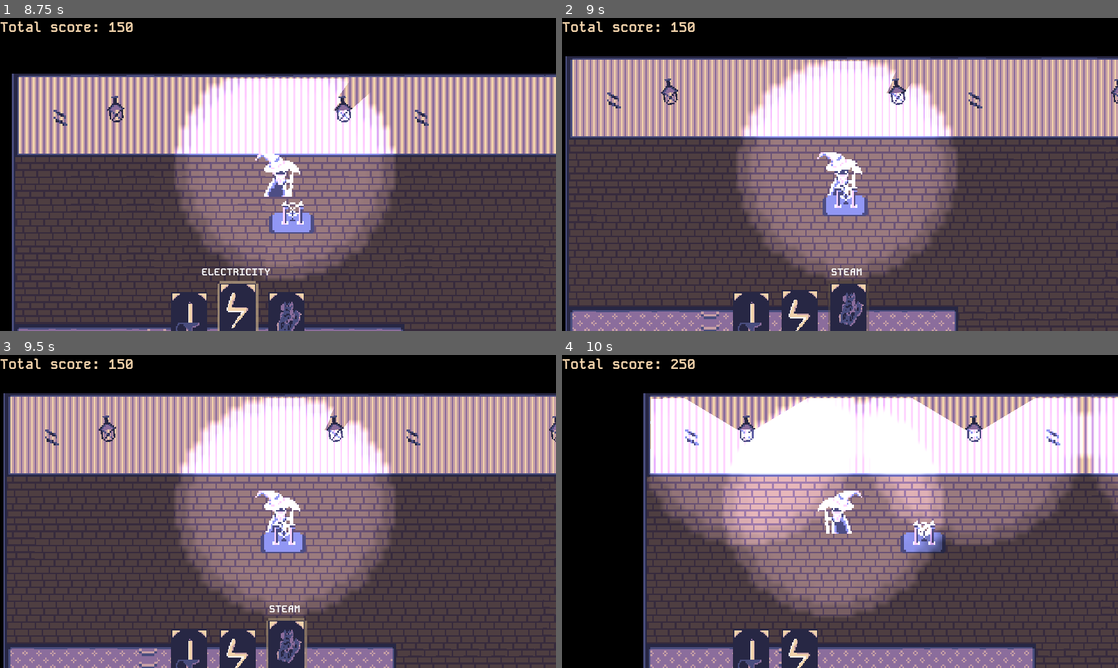
Above: before the commit, frames 1-4 (two rows, left to right).
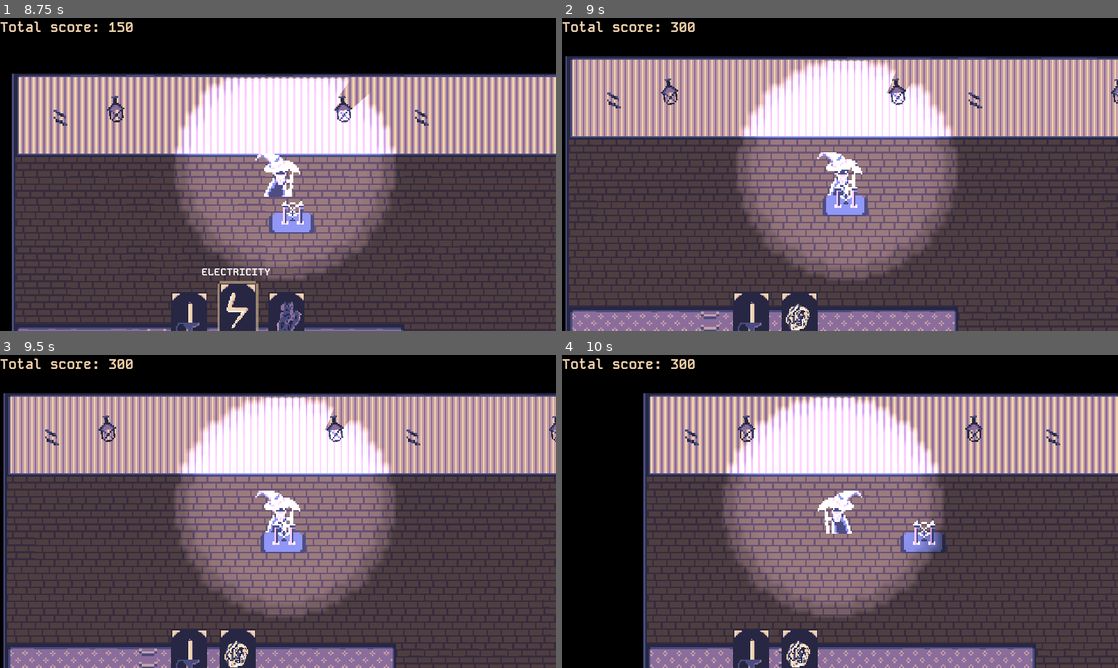
Above: after the commit, the same moments.

Repository: Salach-Malejkum/pirate-software
Game: Godot game, scene res://Scenes/main_menu.tscn
The game is run twice, just before and just after one commit, with the same random seed, the same clock (stepped at 60 frames per second) and the same inputs.
Inputs (mouse positions are in pixels of both pictures, inside the frame that each line leads up to):
- Up to frame 1 (8.75 s): click "START" at 0.5 s; move the mouse to (189, 321) at 1.27 s; hold D (move_right) 1.28-2.03 s; tap E (open_door) every 0.75 s from 1.35 to 8.1 s; click (189, 321) at 1.42 s; move the mouse to (239, 321) at 2.02 s; hold S (move_down) 2.03-2.78 s; click (239, 321) at 2.17 s; move the mouse to (289, 321) at 2.77 s; hold D (move_right) 2.78-3.53 s; click (289, 321) at 2.92 s; tap Enter at 3.5 s; move the mouse to (333, 321) at 3.52 s; hold W (move_up) 3.53-4.28 s; click (333, 321) at 3.67 s; move the mouse to (144, 171) at 4.27 s; hold A (move_left) 4.28-5.78 s; click (144, 171) at 4.42 s; move the mouse to (361, 287) at 5.02 s; click (361, 287) at 5.17 s; move the mouse to (189, 321) at 5.77 s; hold S (move_down) 5.78-6.53 s; click (189, 321) at 5.92 s; move the mouse to (239, 321) at 6.52 s; hold D (move_right) 6.53-7.28 s; click (239, 321) at 6.67 s; move the mouse to (189, 321) at 7.27 s; hold W (move_up) 7.28-8.03 s; click (189, 321) at 7.42 s; move the mouse to (239, 321) at 8.02 s; hold D (move_right) from 8.03 s (still down); click (239, 321) at 8.17 s
- Up to frame 2 (9 s): move the mouse to (851, 321) at 8.77 s; release D (move_right) at 8.78 s; hold S (move_down) from 8.78 s (still down); tap E (open_door) at 8.85 s; click (851, 321) at 8.92 s
- Up to frame 3 (9.5 s): keep holding S (move_down)
- Up to frame 4 (10 s): move the mouse to (845, 539) at 9.52 s; release S (move_down) at 9.53 s; hold A (move_left) from 9.53 s (still down); tap E (open_door) at 9.6 s; click (845, 539) at 9.67 s

Frame 1 is identical in both runs. In frame 2, 1.3% of the frame differs, in the area x 19-56%, y 1-100%; in frame 3, 1.3%; in frame 4, 25%, in the area x 15-100%, y 1-100%.

Commit message:
add cards to deck

Diff:
--- a/Scripts/card_manager.gd
+++ b/Scripts/card_manager.gd
@@ -84,7 +84,7 @@
 
 func _randomize_card_selection():
 	var random_idx = []
-	for i in range(Globals.card_types.size()):
+	for i in range(Globals.card_types.size() - 3):
 		random_idx.append(i)
 	random_idx.shuffle()
 
--- a/Scripts/globals.gd
+++ b/Scripts/globals.gd
@@ -1,7 +1,7 @@
 class_name Globals
 
 # no support for string enum, add path to texture below to access
-enum card_types {WATER, FIRE, STEAM, ELECTRICITY, CANDLE, CANDLE_LIT}
+enum card_types {WATER, FIRE, STEAM, ELECTRICITY, CANDLE, CANDLE_LIT, ESSENCE, CULT_MARK, BEAST_HEAD}
 
 const card_texture_paths = [
 	"res://ArtAssets/Cards/card_water_4_px.png",
@@ -9,12 +9,18 @@
 	"res://ArtAssets/Cards/card_steam_4_px.png",
 	"res://ArtAssets/Cards/card_electricity_4_px.png",
 	"res://ArtAssets/Cards/card_candle_4_px.png",
-	"res://ArtAssets/Cards/card_candle_light_4_px.png"
+	"res://ArtAssets/Cards/card_candle_light_4_px.png",
+	"res://ArtAssets/Cards/card_essence_4_px.png",
+	"res://ArtAssets/Cards/card_cult_mark_4_px.png",
+	"res://ArtAssets/Cards/card_beast_4_px.png"
 ]
 
 const card_merge_results = {
 	"WATER+FIRE": card_types.STEAM,
-	"CANDLE+FIRE": card_types.CANDLE_LIT
+	"CANDLE+FIRE": card_types.CANDLE_LIT,
+	"STEAM+ELECTRICITY": card_types.ESSENCE,
+	"ESSENCE+WATER": card_types.CULT_MARK,
+	"CULT_MARK+CANDLE_LIT": card_types.BEAST_HEAD
 }
 
 const max_cards_at_hand : int = 5
Not shown, added: ArtAssets/Cards/card_beast.png.import
Not shown, added: ArtAssets/Cards/card_beast_4_px.png.import
Not shown, added: ArtAssets/Cards/card_cult_mark.png.import
Not shown, added: ArtAssets/Cards/card_cult_mark_4_px.png.import
Not shown, added: ArtAssets/Cards/card_essence.png.import
Not shown, added: ArtAssets/Cards/card_essence_4_px.png.import
